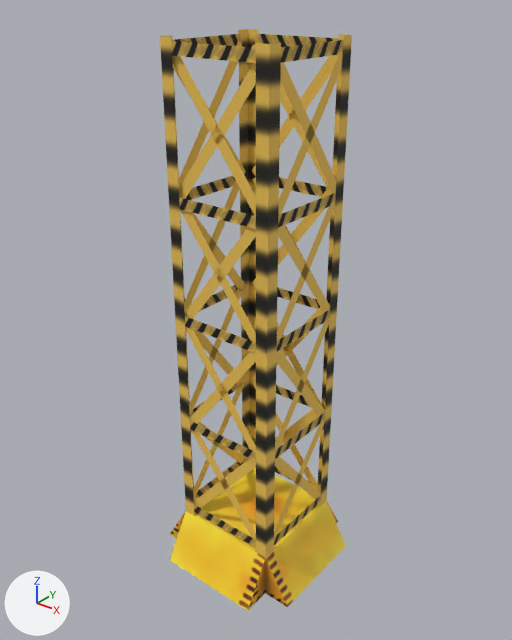
What one commit did to the FBX model Assets/_Arte/Items/Prefabs/Intento de Orden/Dependencias/ColumnaCelosia.fbx.
Both versions are drawn from a camera (50 mm lens) standing at (0.0623, -0.0759, 0.1008) and looking at (-0.0056, 0.009, 0.0481). The axes (+X, +Y, +Z) are drawn at lower left. The lights are the same throughout. The picture after the commit comes second. Where no turn or scale is listed for an object, it has been applied to the vertices.
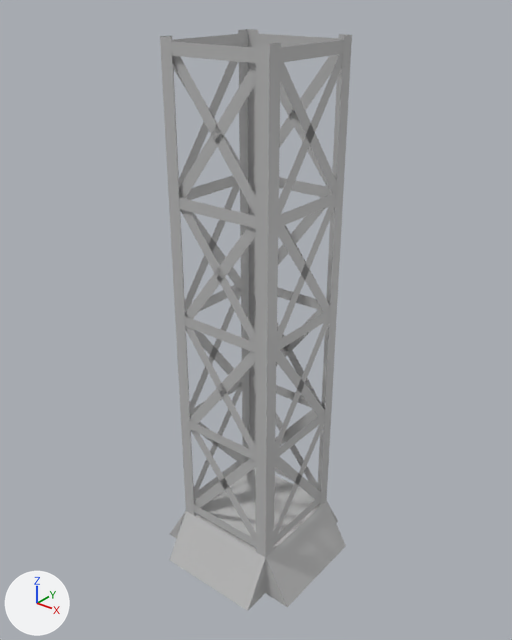
The change in detail:
Material 'lambert1' (mat_lambert1) is new.
Its base color is (0.5, 0.5, 0.5) (grey #bcbcbc).
me_mesh has 344 vertices, 113 faces and spans x -0.0147..0.0147, y -0.0147..0.0147, z -0.0466..0.0466.
me_mesh is used by ob_polysurface115; location (-0.005, 0.0085, 0.0466).
me_mesh part 1: all 53 faces that had it switch from mat_lambert3 (picture img_tex_torre_1_png) to mat_lambert1 (grey #bcbcbc).
me_mesh part 2: all 60 faces that had it switch from mat_blinn1 (picture img_tex_torre__png) to mat_lambert1 (grey #bcbcbc).

Changed parts and their boxes (x1, y1, x2, y2) in the pictures (512 x 640 px):
part 1 of me_mesh, recoloured (yellow to grey): (170, 467, 346, 611) in both
part 2 of me_mesh, recoloured (yellow to grey): (160, 29, 352, 558) in both
